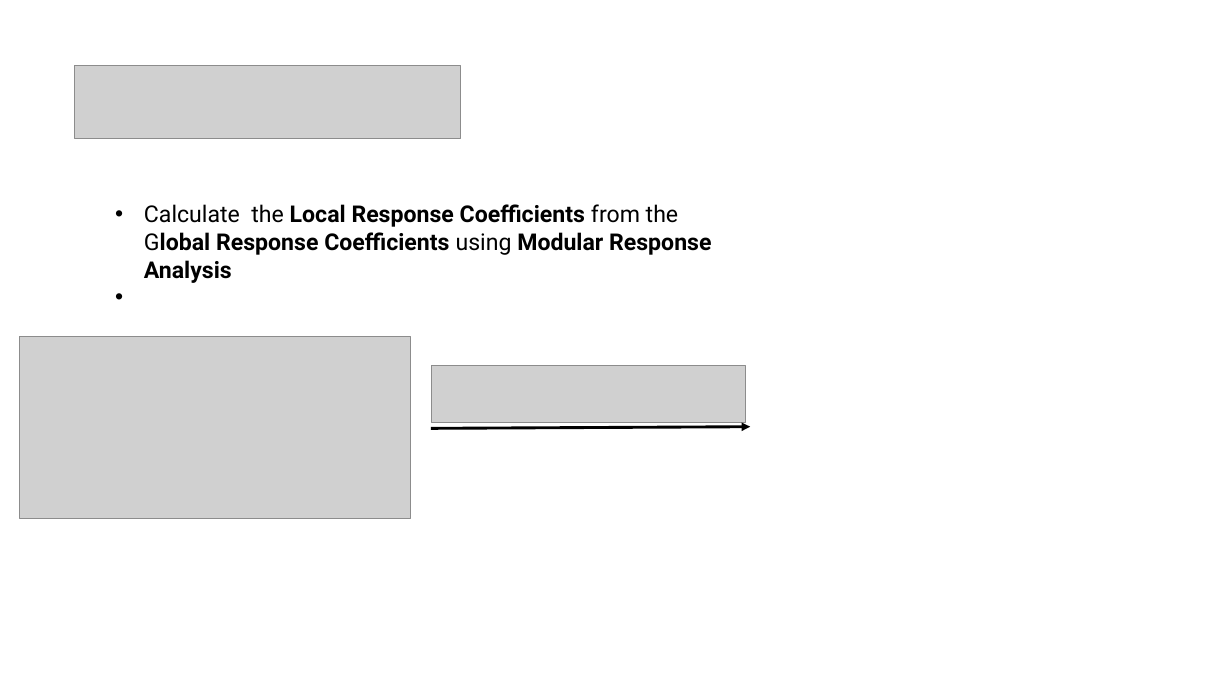
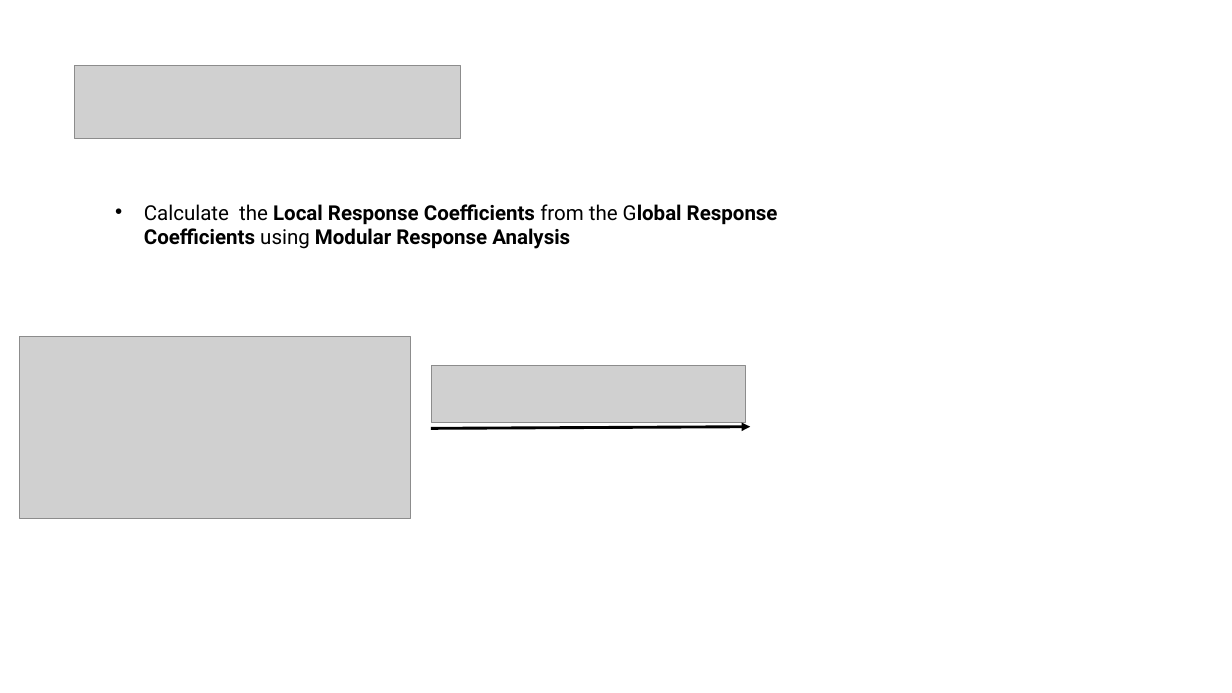
Before and after one commit to LoqmanSamani/mapk-pathway, a slide deck: slide 5 of article/presentation .odp (slide 4 before the commit). Drawn at 1232x693 pixels with LibreOffice and Linux fonts; fonts in the diff are those of the drawing; grey boxes stand for pictures. Boxes give left, top, right and bottom in pixels: in the first picture for what was removed or moved away, otherwise in the second. Text is boxed around its words. In the diff, an @@ line names an element or a change of style, - is before the commit and + after.

```diff
--- a/article/presentation .odp
+++ b/article/presentation .odp
@@ text "Calculate the Local Response Coefficients ..." at (144, 204, 778, 249): size 18 to 16 pt @@
```
Also in this commit, not shown: 9 other slides changed, 1 slide added.
